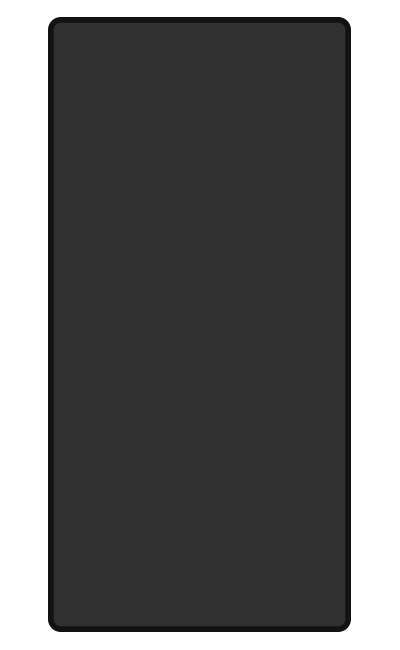
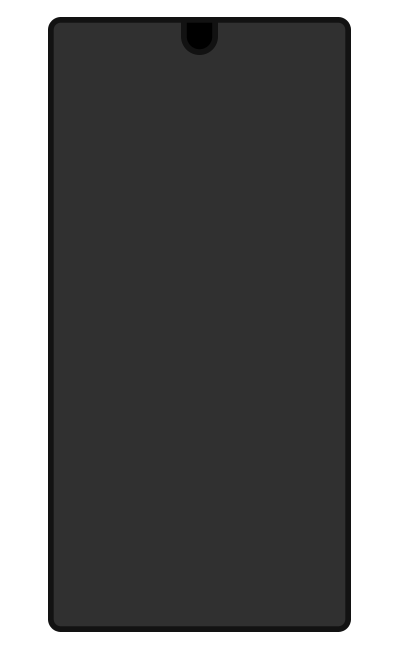
The second w=400, h=650 image is a revision of the first. Changes to its layers:
added layer "Rectangle 1" above "Rounded Rectangle 1" over [left=181, top=22, right=218, bottom=55]
